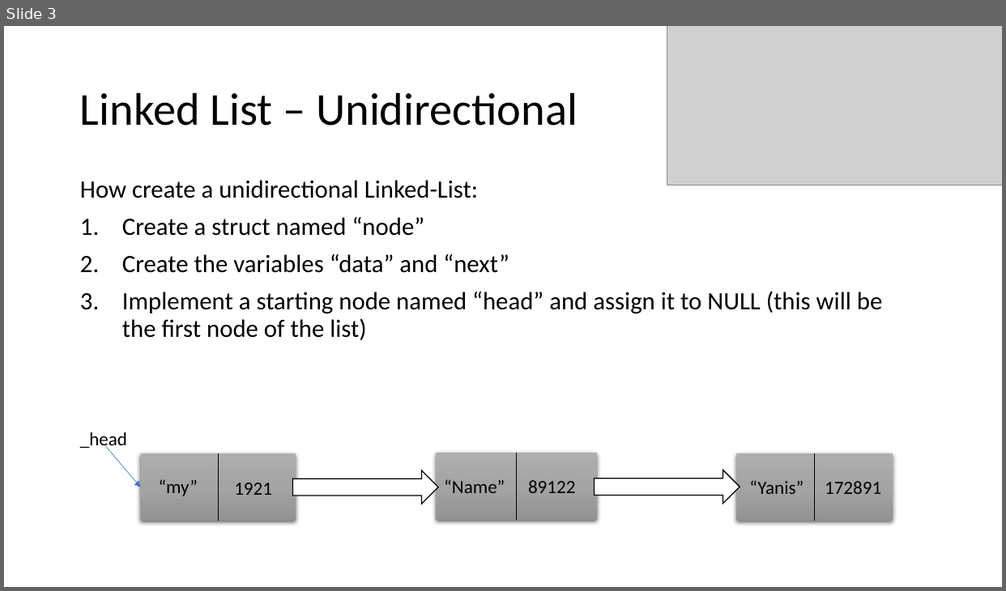
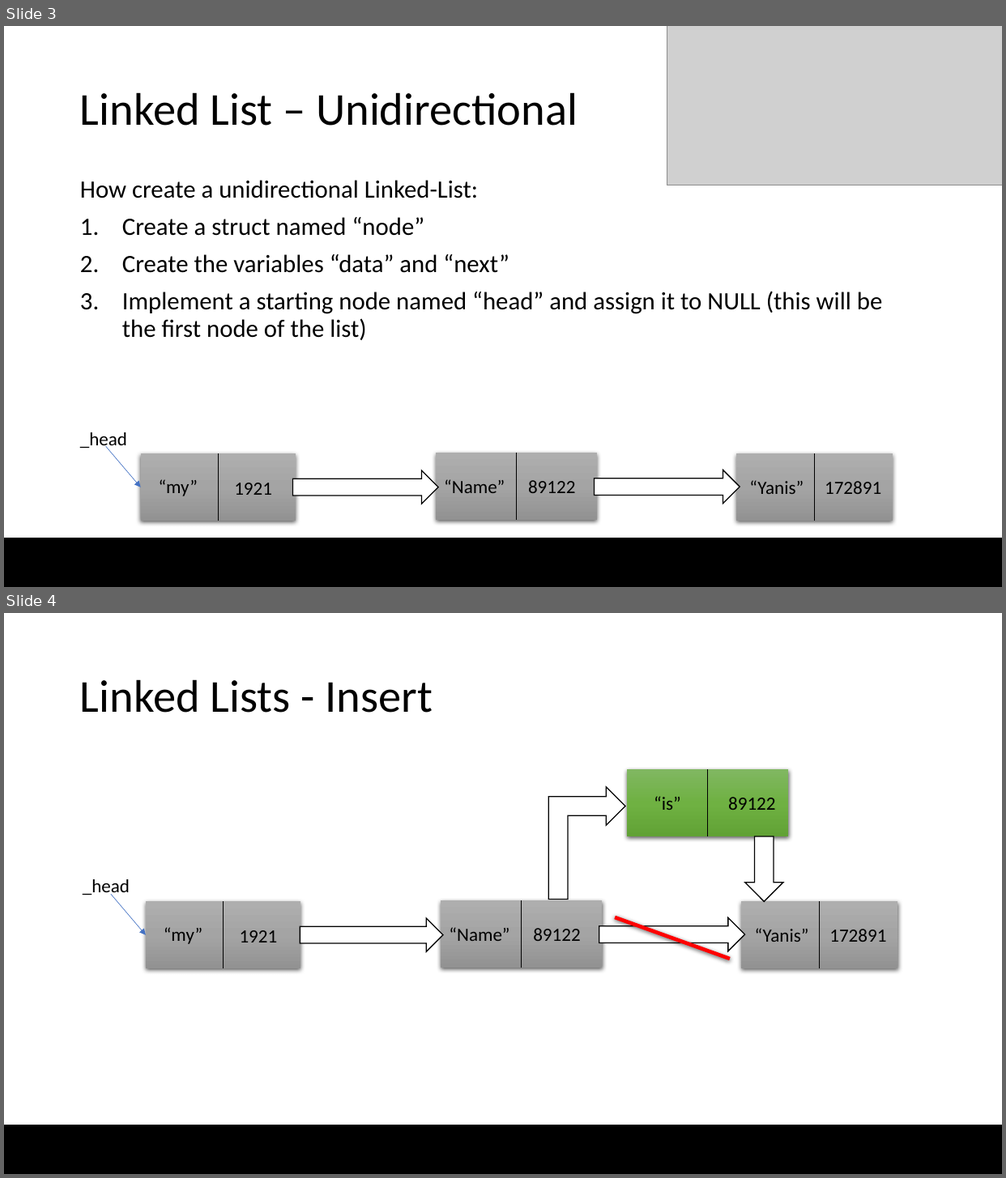
Before and after one commit to Noah274/Grundner-Ferecean-Linked-List-2022, a slide deck: Linked_List.pptx. Shown one above the other, each under a label of ours: slide 3 before the commit, slides 3 and 4 after it. The pictures are 1006x591 and 1006x1178 pixels, drawn with LibreOffice and Linux fonts; fonts in the diff are those of the drawing; grey boxes stand for pictures; background and template pictures are left out. Boxes give left, top, right and bottom in pixels: in the first picture for what was removed or moved away, otherwise in the second. Text is boxed around its words. In the diff, an @@ line names an element or a change of style, - is before the commit and + after.

Commit message:
added new content to the pptx(Insert methods)

```diff
--- a/Linked_List.pptx
+++ b/Linked_List.pptx
@@ slide 4 added at bbox=[4, 613, 1002, 1174], background #FFFFFF; not listed: 1 template element that a slide beside it also shows @@
@@ title added at bbox=[80, 679, 432, 713], 44 pt, text #000000 @@
+Linked Lists - Insert
@@ rectangle added at bbox=[627, 769, 789, 836], fill gradient #81B861 to #6FB242 to #62A336 @@
@@ line added from (708, 769) to (708, 837), #000000 0.5 pt @@
@@ bent up arrow added at bbox=[548, 787, 626, 900], fill #FFFFFF, outline #000000 1 pt @@
@@ text added at bbox=[654, 796, 681, 810], 18 pt, text #000000 @@
+“is”
@@ text added at bbox=[728, 797, 775, 810], 18 pt, text #000000 @@
+89122
@@ down arrow added at bbox=[745, 837, 783, 902], fill #FFFFFF, outline #000000 1 pt @@
@@ text added at bbox=[83, 879, 130, 897], 18 pt, text #000000 @@
+_head
@@ arrow added from (111, 895) to (146, 935), #4472C4 0.5 pt @@
@@ rectangle added at bbox=[146, 902, 300, 969], fill gradient #AFAFAF to #A5A5A5 to #939393 @@
@@ line added from (224, 902) to (224, 969), #000000 0.5 pt @@
@@ rectangle added at bbox=[441, 901, 602, 967], fill gradient #AFAFAF to #A5A5A5 to #939393 @@
@@ line added from (522, 901) to (522, 968), #000000 0.5 pt @@
@@ rectangle added at bbox=[741, 902, 898, 969], fill gradient #AFAFAF to #A5A5A5 to #939393 @@
@@ line added from (820, 902) to (820, 969), #000000 0.5 pt @@
@@ text added at bbox=[164, 927, 202, 944], 18 pt, text #000000 @@
+“my”
@@ right arrow added at bbox=[300, 918, 443, 952], fill #FFFFFF, outline #000000 1 pt @@
@@ text added at bbox=[449, 927, 509, 941], 18 pt, text #000000 @@
+“Name”
@@ text added at bbox=[533, 928, 580, 941], 18 pt, text #000000 @@
+89122
@@ right arrow added at bbox=[599, 918, 744, 952], fill #FFFFFF, outline #000000 1 pt @@
@@ rectangle added at bbox=[614, 916, 731, 960], fill #FF0000 @@
@@ text added at bbox=[755, 928, 809, 942], 18 pt, text #000000 @@
+“Yanis”
@@ text added at bbox=[240, 931, 278, 943], 18 pt, text #000000 @@
+1921
@@ text added at bbox=[829, 929, 886, 942], 18 pt, text #000000 @@
+172891
@@ slide 3 changed as well @@
@@ rectangle added at bbox=[4, 538, 1002, 587], fill #000000, outline #000000 1 pt @@
```
Also in this commit, not shown: 2 other slides changed, 3 other slides added, 1 slide removed.
